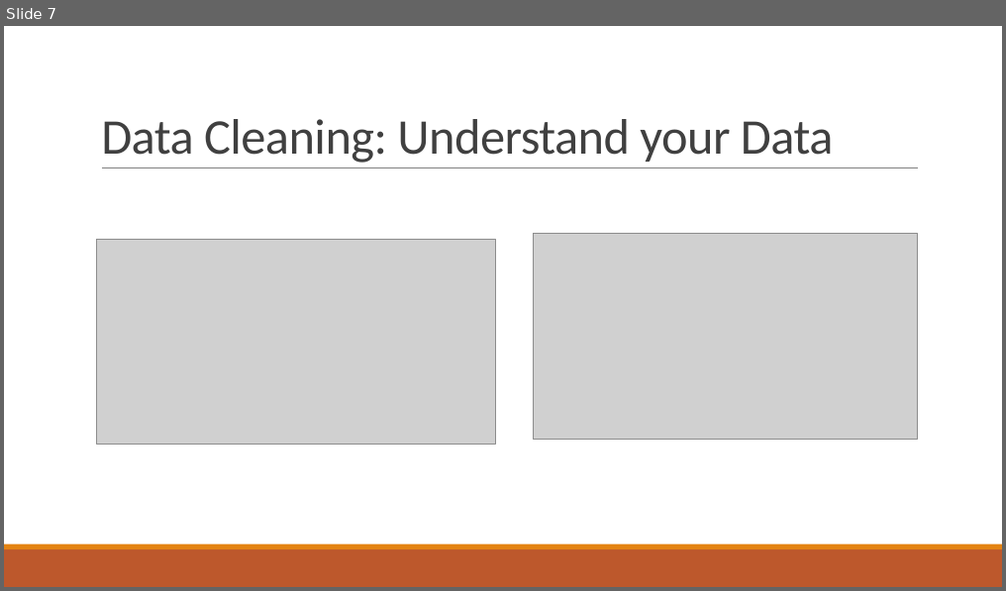
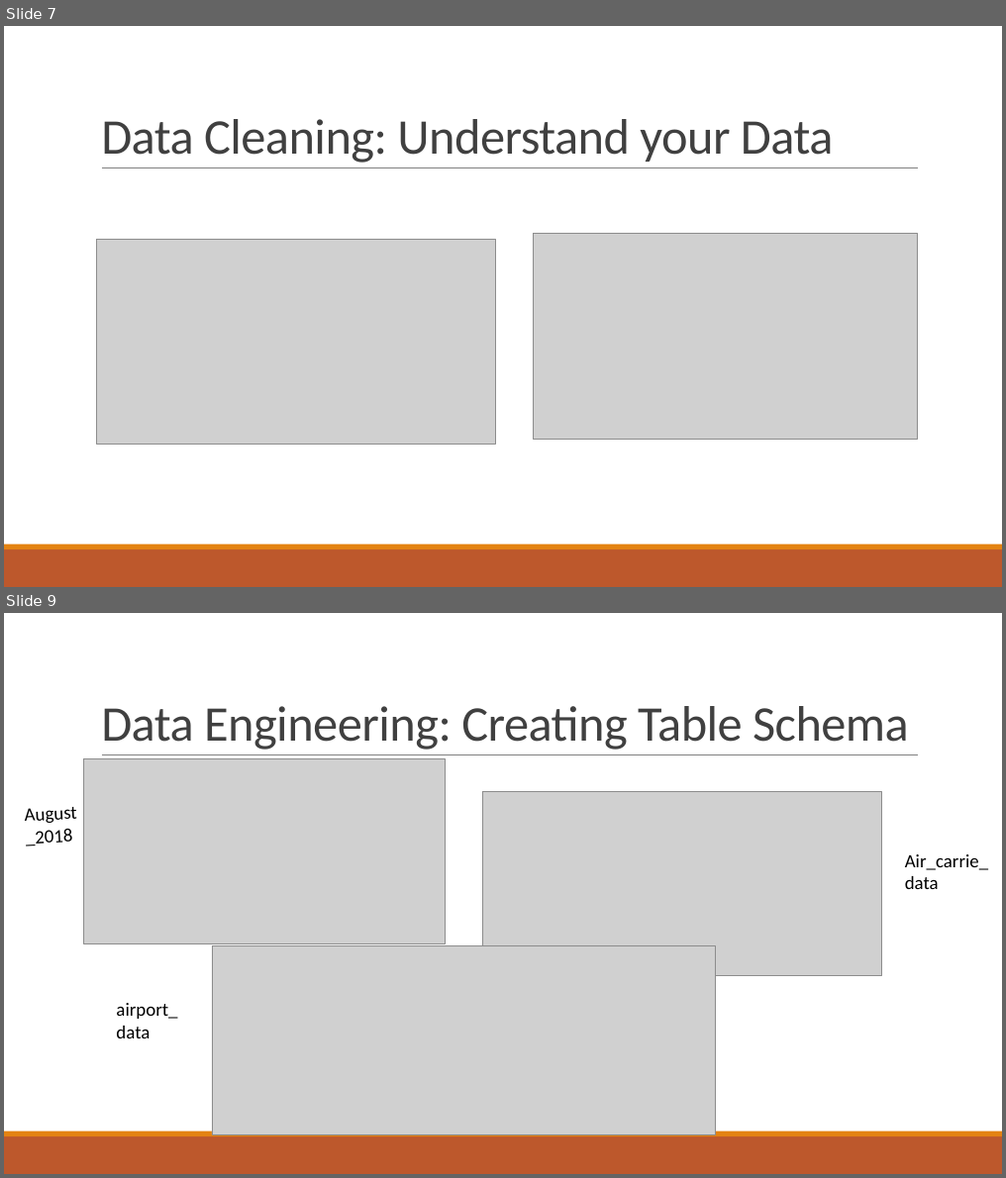
Before and after one commit to DKogge/airport, a slide deck: Airline_OnTime_performance_Stats.pptx. Shown one above the other, each under a label of ours: slide 7 before the commit, slides 7 and 9 after it; the slides between them are not shown. The pictures are 1006x591 and 1006x1178 pixels, drawn with LibreOffice and Linux fonts; fonts in the diff are those of the drawing; grey boxes stand for pictures. Boxes give left, top, right and bottom in pixels: in the first picture for what was removed or moved away, otherwise in the second. Text is boxed around its words. In the diff, an @@ line names an element or a change of style, - is before the commit and + after.

```diff
--- a/Airline_OnTime_performance_Stats.pptx
+++ b/Airline_OnTime_performance_Stats.pptx
@@ slide 9 added at <box>4,613,1002,1174</box>, background #FFFFFF; not listed: 3 template elements that a slide beside it also shows @@
@@ title added at <box>101,706,909,750</box>, 48 pt, text #404040 @@
+Data Engineering: Creating Table Schema
@@ picture added at <box>83,759,445,945</box> @@
@@ text added at <box>25,807,77,847</box>, 18 pt, text #000000 @@
+August_2018
@@ picture added at <box>482,791,881,975</box> @@
@@ text added at <box>905,855,988,889</box>, 18 pt, text #000000 @@
+Air_carrie_data
@@ picture added at <box>212,947,715,1136</box> @@
@@ text added at <box>116,1003,177,1039</box>, 18 pt, text #000000 @@
+airport_data
```
Also in this commit, not shown: 2 other slides added.
